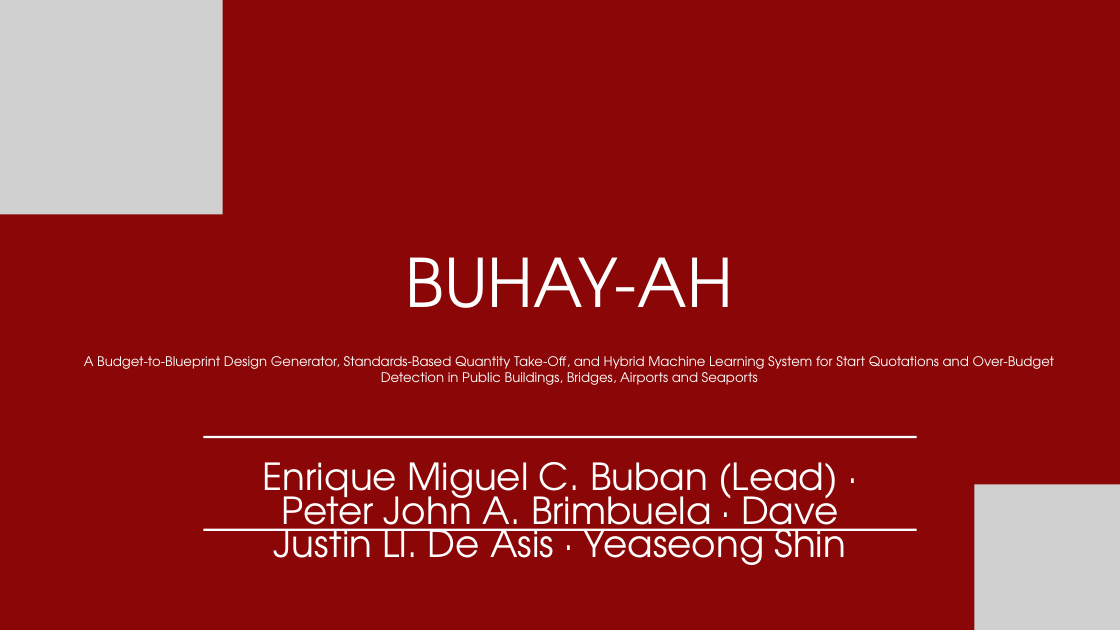
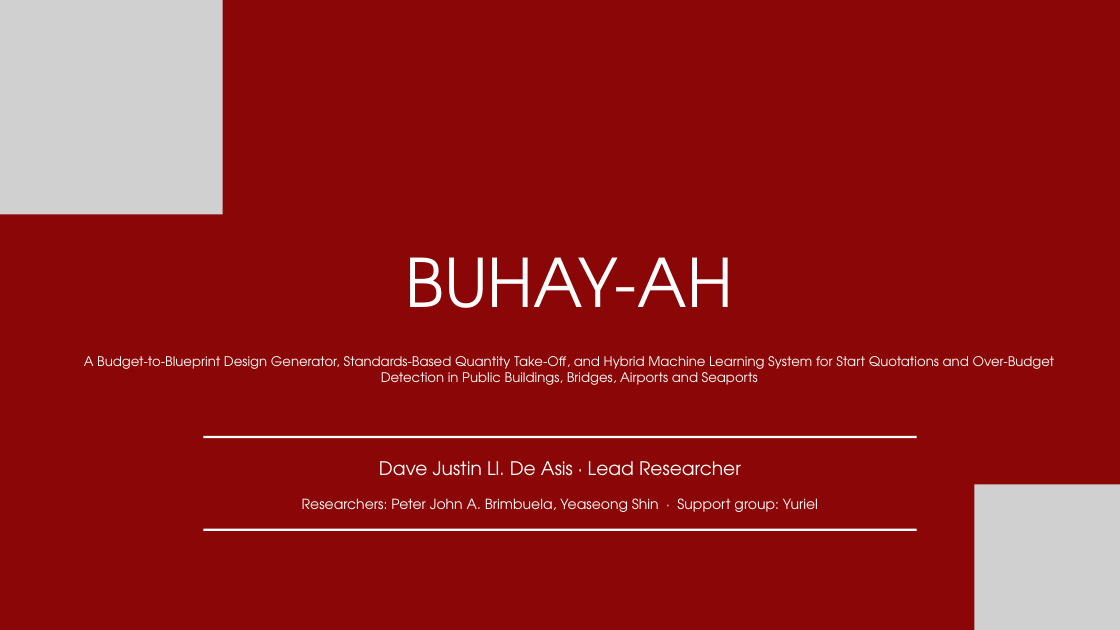
Before and after one commit to pogi6969/BUHAY-AH-A-FIGHT-AGAINTS-CORRUPTION-, a slide deck: slide 1 of docs/downloads/BUHAY-AH-PR2-Full-Research.pptx. Drawn at 1120x630 pixels with LibreOffice and Linux fonts; fonts in the diff are those of the drawing; grey boxes stand for pictures; background and template pictures are left out. Boxes give left, top, right and bottom in pixels: in the first picture for what was removed or moved away, otherwise in the second. Text is boxed around its words. In the diff, an @@ line names an element or a change of style, - is before the commit and + after.

```diff
--- a/docs/downloads/BUHAY-AH-PR2-Full-Research.pptx
+++ b/docs/downloads/BUHAY-AH-PR2-Full-Research.pptx
@@ text at (x1=302, y1=461, x2=818, y2=512): text changed; size 48 to 18 pt @@
-Enrique Miguel C. Buban (Lead) · Peter John A. Brimbuela · Dave Justin Ll. De Asis · Yeaseong Shin
+Dave Justin Ll. De Asis · Lead Researcher
+Researchers: Peter John A. Brimbuela, Yeaseong Shin · Support group: Yuriel
```
Also in this commit, not shown: 18 other files.
